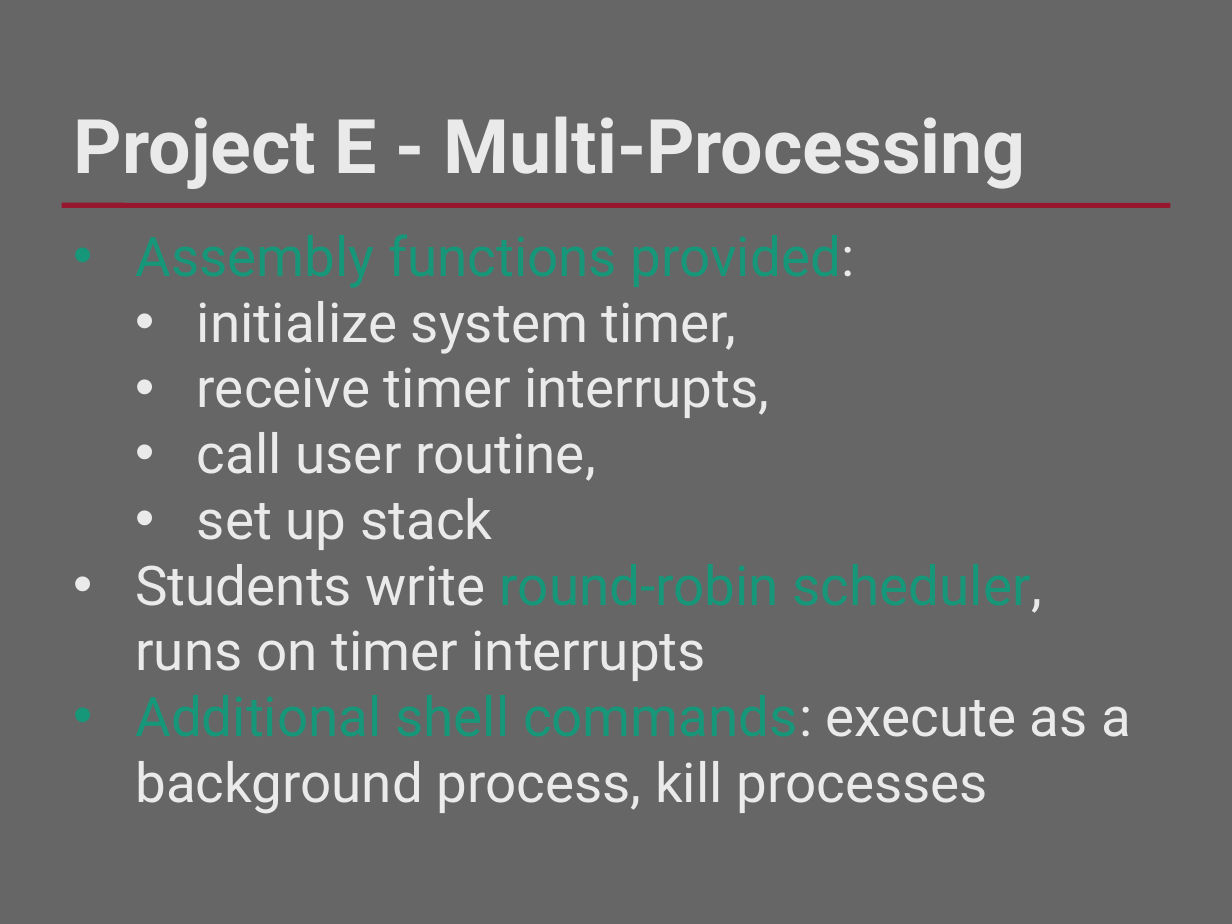
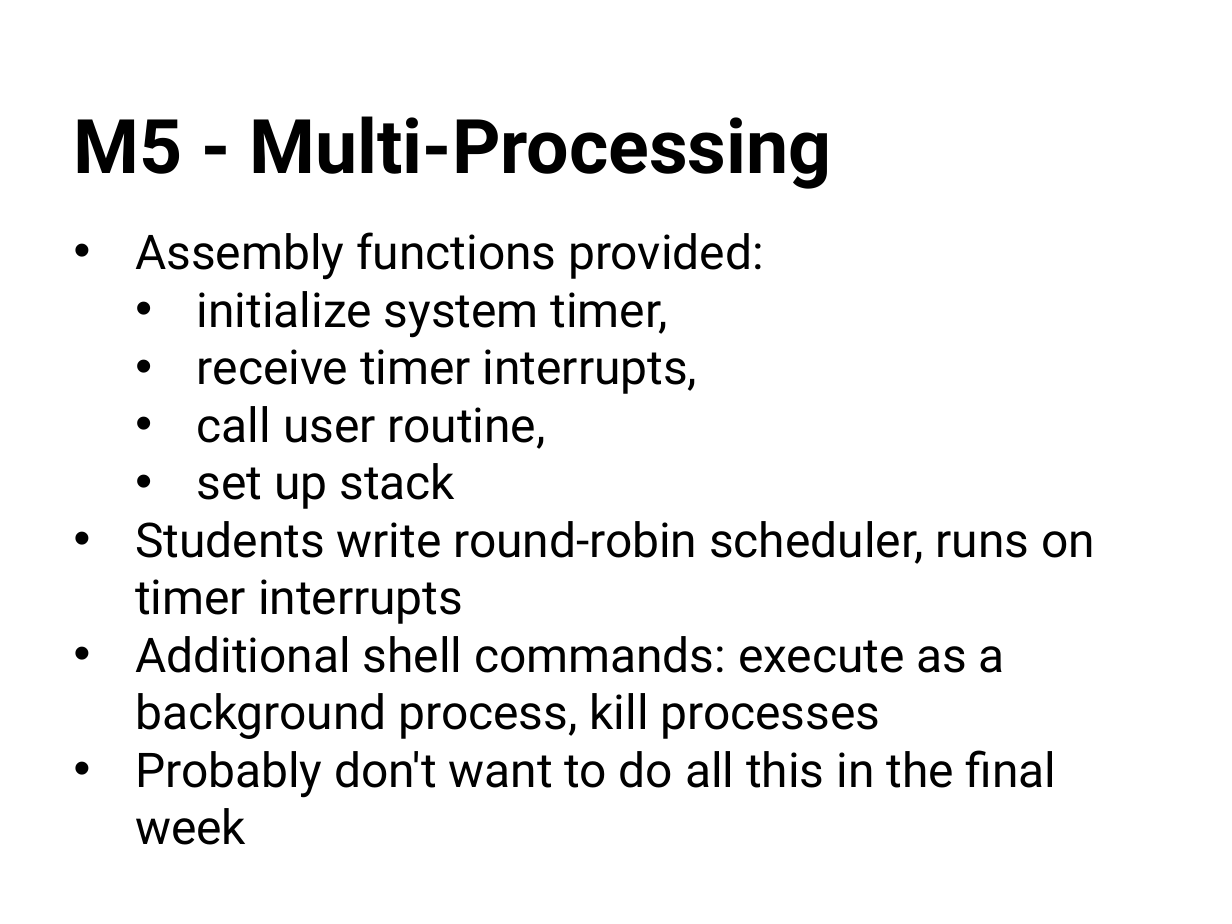
Before and after one commit to RHIT-CSSE/csse332, a slide deck: slide 16 of ClassMaterials/ProjectKickoff/ProjectKickoff.pptx (slide 17 before the commit). Drawn at 1232x924 pixels with LibreOffice and Linux fonts; fonts in the diff are those of the drawing; background and template pictures are left out. Boxes give left, top, right and bottom in pixels: in the first picture for what was removed or moved away, otherwise in the second. Text is boxed around its words. In the diff, an @@ line names an element or a change of style, - is before the commit and + after.

```diff
--- a/ClassMaterials/ProjectKickoff/ProjectKickoff.pptx
+++ b/ClassMaterials/ProjectKickoff/ProjectKickoff.pptx
@@ background #666666 to #FFFFFF @@
@@ text at <box>74,116,832,189</box>: text changed; text colour #EAEAEA to #000000 @@
-Project E - Multi-Processing
+M5 - Multi-Processing
@@ line removed from (62, 206) to (1170, 206) @@
@@ text at <box>135,232,1095,739</box>: size 32 to 28 pt in "Assembly functions provided:", "initialize system timer,", "receive timer interrupts,", "call user routine," and 3 more places; text colour #179779 to #000000 in "Assembly functions provided:", "round-robin scheduler,", "Additional shell commands:"; text colour #EAEAEA to #000000 in "provided:", "initialize system timer,", "receive timer interrupts,", "call user routine," and 3 more places @@
@@ text at <box>135,750,1057,845</box>: paragraph added @@
+• Probably don't want to do all this in the final week
```
Also in this commit, not shown: 13 other slides changed, 2 slides added, 4 slides removed, 1 other file.
